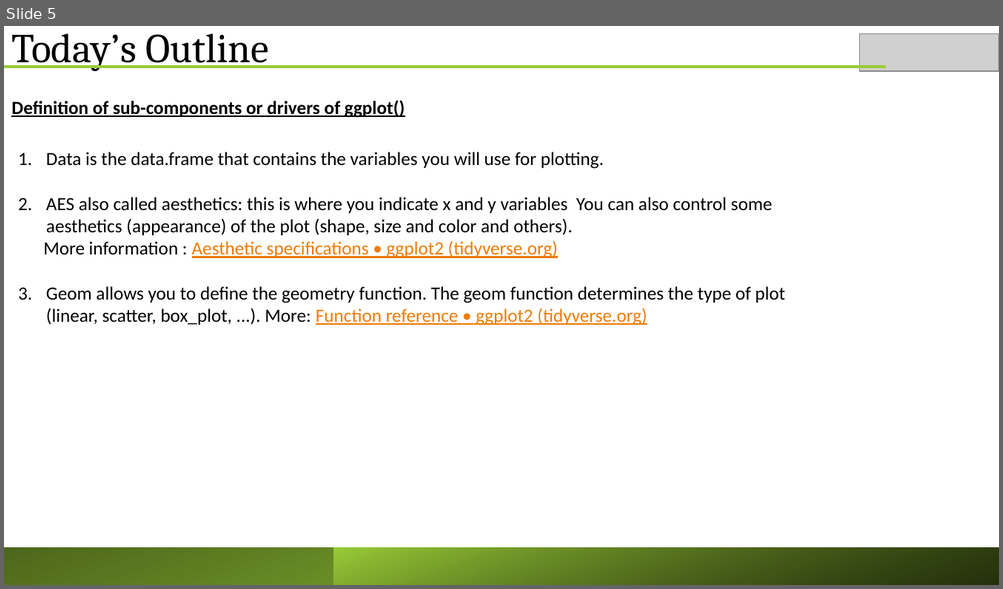
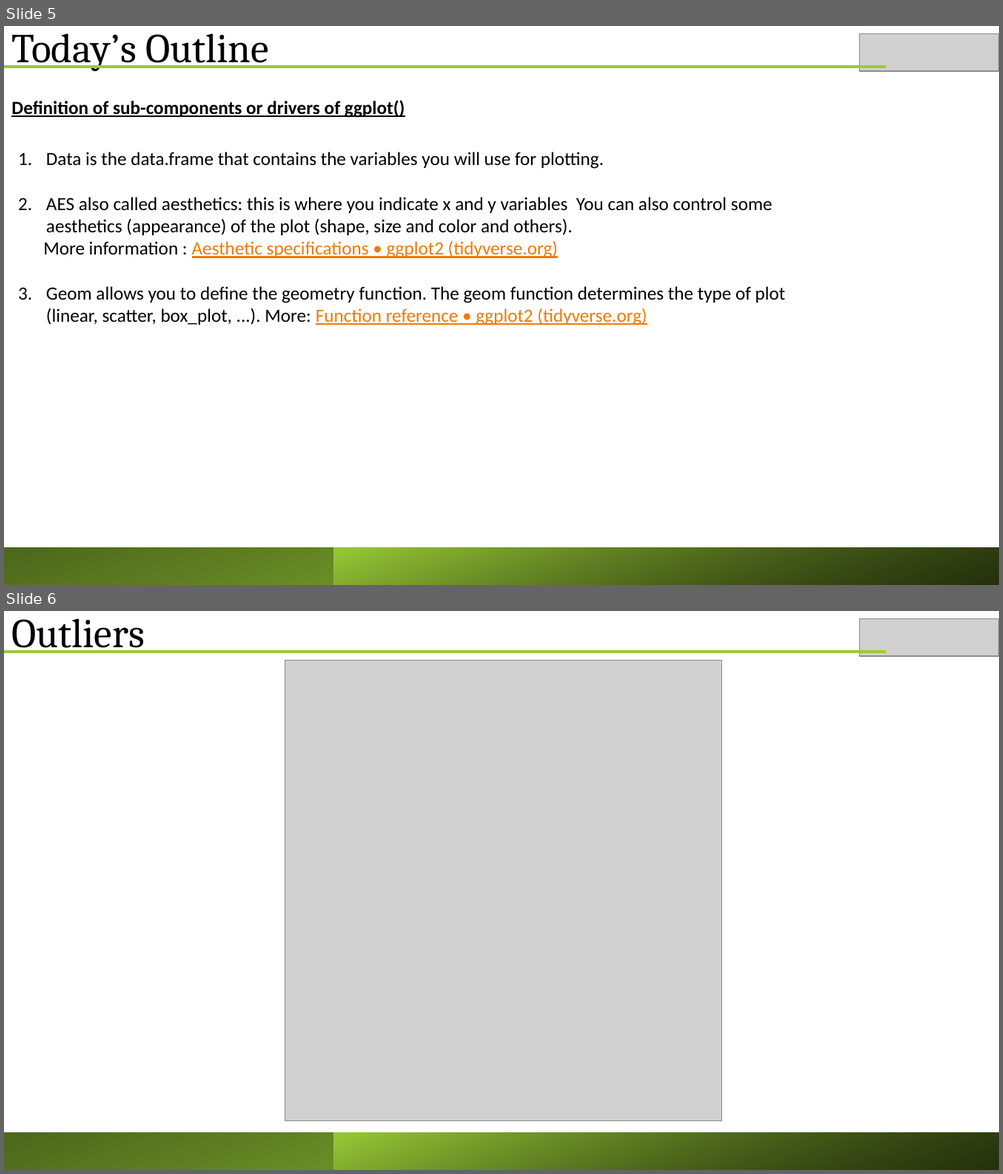
Before and after one commit to ericasare1/Data_Smart_Science, a slide deck: R/AdvancedR/wk6/ggplot_ppt.pptx. Shown one above the other, each under a label of ours: slide 5 before the commit, slides 5 and 6 after it. The pictures are 1003x589 and 1003x1174 pixels, drawn with LibreOffice and Linux fonts; fonts in the diff are those of the drawing; grey boxes stand for pictures. Boxes give left, top, right and bottom in pixels: in the first picture for what was removed or moved away, otherwise in the second. Text is boxed around its words. In the diff, an @@ line names an element or a change of style, - is before the commit and + after.

Commit message:
outliers+missing info

```diff
--- a/R/AdvancedR/wk6/ggplot_ppt.pptx
+++ b/R/AdvancedR/wk6/ggplot_ppt.pptx
@@ slide 6 added at <box>4,611,999,1170</box>, background #FFFFFF @@
@@ text added at <box>11,618,145,653</box>, 39.6 pt, text #000000 @@
+Outliers
@@ picture added at <box>859,619,999,657</box> @@
@@ line added from (4, 651) to (885, 651), #99CB38 3 pt @@
@@ picture added at <box>285,661,722,1122</box> @@
@@ rectangle added at <box>4,1133,999,1170</box>, fill gradient #99CB38 to #4D671B @@
@@ rectangle added at <box>334,1133,999,1170</box>, fill gradient #000000 to #99CB38 @@
```
Also in this commit, not shown: 2 other files.
